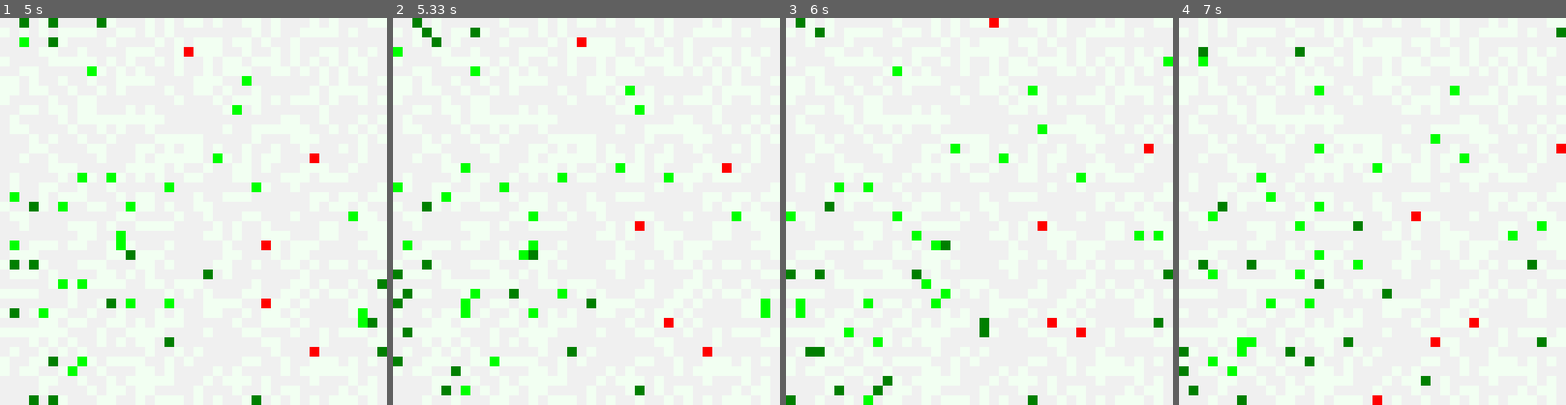
Above: before the commit, frames 1-4 (left to right).
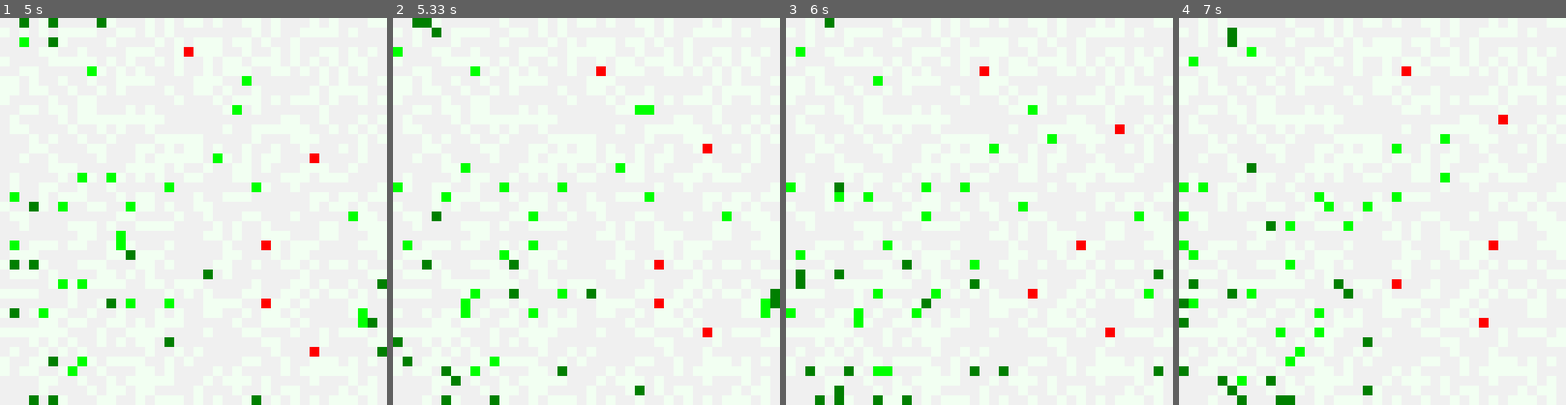
Above: after the commit, the same moments.

Repository: snisarg/263C
Game: pygame game, started from game.py
Two runs of this game, one before a commit and one after it. Both use one fixed random seed, a clock stepped at 60 frames per second and the inputs below. The source is Python 2; it was converted automatically to run under Python 3.
Inputs:
- Up to frame 1 (5 s): no input
- Up to frame 2 (5.33 s): no input
- Up to frame 3 (6 s): no input
- Up to frame 4 (7 s): no input

Frame 1 is identical in both runs. In frame 2, 3.1% of the frame differs, in the area x 0-100%, y 0-100%; in frame 3, 5.8%; in frame 4, 5.9%, in the area x 0-100%, y 2-100%.

Commit message:
Added energy changes to Predators

Diff:
--- a/animat.py
+++ b/animat.py
@@ -138,13 +138,14 @@
 
 
 
+
 # --- This class can be modified to make sure that the harder prey is tougher to catch. (Change speed)
 class HPrey(Animat):
 
     def __init__(self,x,y):
         Animat.__init__(self)
         self.position = [x, y]
-        self.energy = 400
+        self.energy = 1000
         # Set to true prey dies
         self.killed = False
 
@@ -177,8 +178,8 @@
     def __init__(self, x, y):
         Animat.__init__(self)
         self.position = [x, y]
-        self.energy = 1000
-        self.hunger_threshold = 800
+        self.energy = random.randint(600,1000)
+        self.hunger_threshold = 700
         self.killed = False
         self.length = 0
 
@@ -198,9 +199,9 @@
 
         anim = self.__closest_animat()
         if anim is None:
-            coord = None    # No prey in sight
-        else:
-            coord = anim.position   # anim is in sight
+            coord = None
+        else:
+            coord = anim.position
 
         current_state = self.sense_state(anim)
         current_action = self.qlearn.choose_action(current_state)
@@ -229,8 +230,17 @@
     def act(self):
         occupants = grid.singleton_grid.get_occupants_in(self.position)
         for animat in occupants:
-            if isinstance(animat, EPrey) or isinstance(animat, HPrey):
+            if isinstance(animat, EPrey):
+                self.update_energy(200)
                 grid.singleton_world.kill(animat)
+                break
+            elif isinstance(animat,HPrey):
+                self.update_energy(400)
+                grid.singleton_world.kill(animat)
+                break
+            # Can't kill more that one occupant
+
+
 
 
 # --- Return the state of the Animat
@@ -254,3 +264,6 @@
                 else:
                     list_state.append(State.PreyHardClosest)
             return list_state
+
+    def update_energy(self, amount):
+        self.energy += amount
--- a/grid.py
+++ b/grid.py
@@ -174,6 +174,7 @@
         # Right now only Predators can take actions of their movement.
         for predator in self.predators:
             predator.act()
+            predator.update_energy(-1)
         self.clock += 1  # increment timer.
 
 
